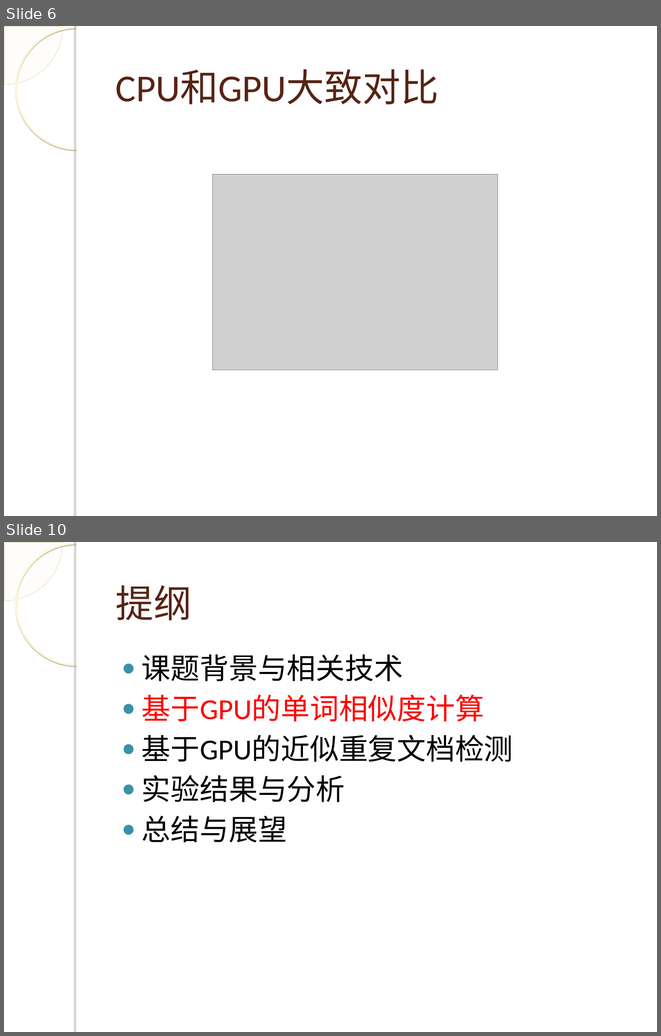
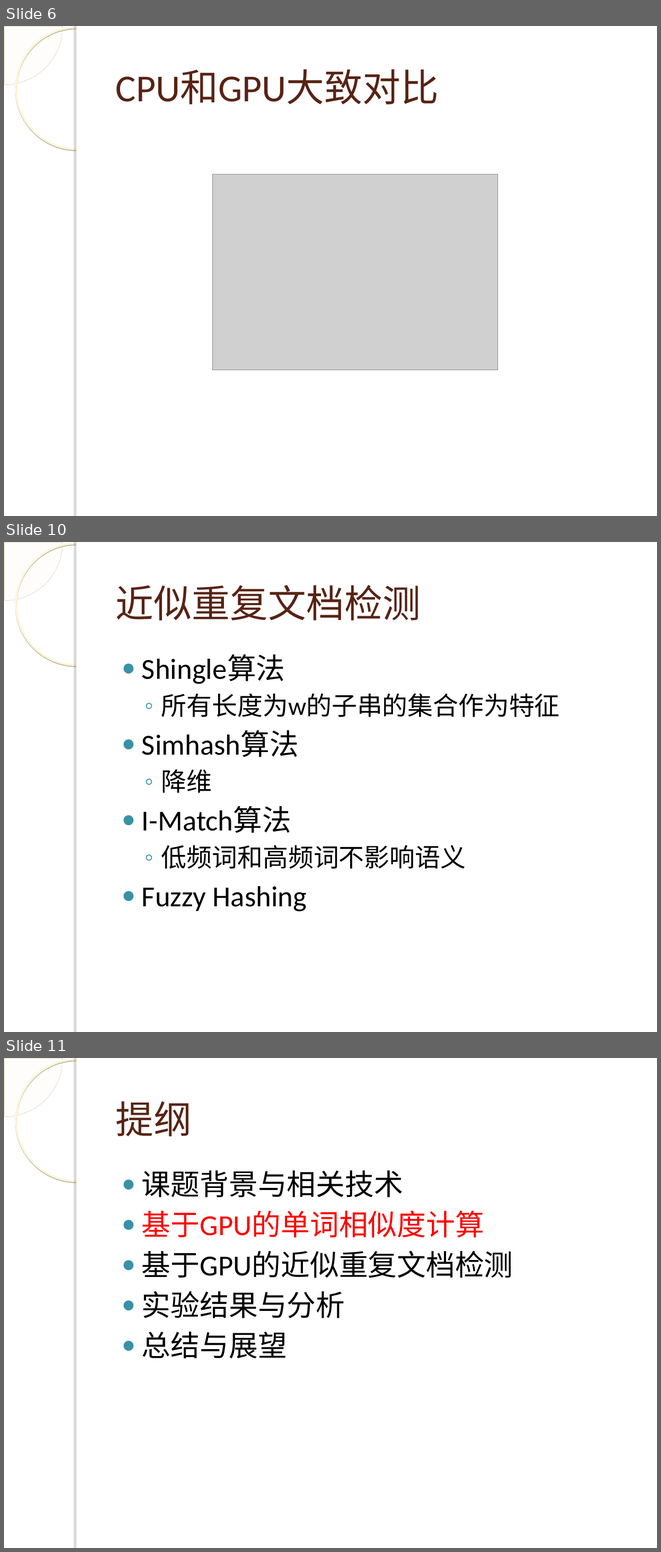
Before and after one commit to WangJunqiao/Tech-Study, a slide deck: 答辩.ppt. Shown one above the other, each under a label of ours: slides 6 and 10 before the commit, slides 6, 10 and 11 after it; the slides between them are not shown. The pictures are 661x1036 and 661x1552 pixels, drawn with LibreOffice and Linux fonts; fonts in the diff are those of the drawing; grey boxes stand for pictures; background and template pictures are left out. Boxes give left, top, right and bottom in pixels: in the first picture for what was removed or moved away, otherwise in the second. Text is boxed around its words. In the diff, an @@ line names an element or a change of style, - is before the commit and + after.

```diff
--- a/答辩.ppt
+++ b/答辩.ppt
@@ slide 10 added at (4,542,657,1032), background picture (left out); not listed: 4 template elements that a slide beside it also shows @@
@@ title added at (116,585,421,620), 42 pt, text #572314 @@
+近似重复文档检测
@@ text added at (142,654,560,911), 32 pt, text #000000 @@
+● Shingle算法
+  ◦ 所有长度为w的子串的集合作为特征
+● Simhash算法
+  ◦ 降维
+● I-Match算法
+  ◦ 低频词和高频词不影响语义
+● Fuzzy Hashing
@@ what was slide 10 is now slide 11 @@
```
Also in this commit, not shown: 4 slides changed, 24 other slides added, 1 slide removed, 1 other file.
